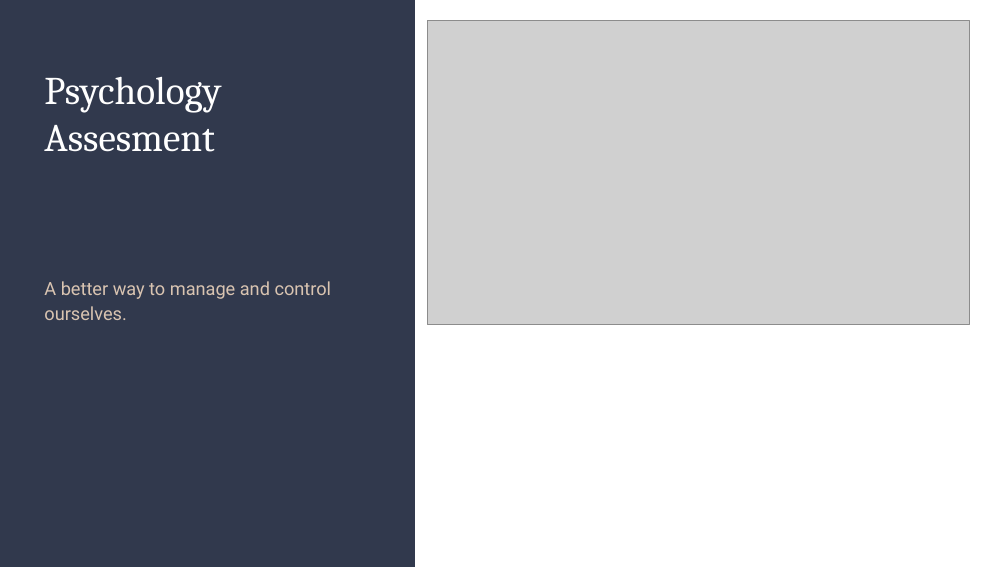
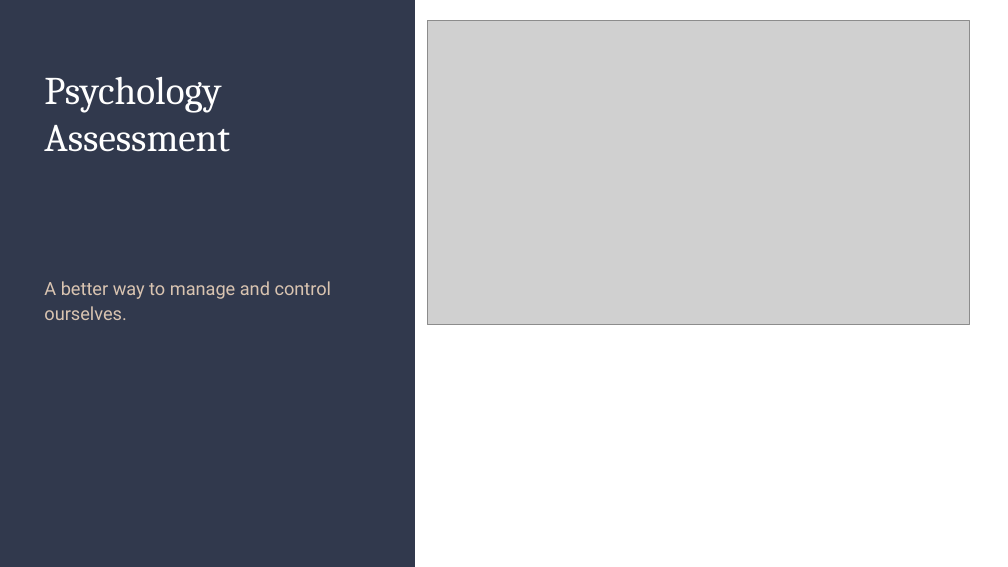
Before and after one commit to Alpha-Team-mits/LevelOne, a slide deck: slide 4 of Portfolio.pptx. Drawn at 1008x567 pixels with LibreOffice and Linux fonts; fonts in the diff are those of the drawing; grey boxes stand for pictures. Boxes give left, top, right and bottom in pixels: in the first picture for what was removed or moved away, otherwise in the second. Text is boxed around its words. In the diff, an @@ line names an element or a change of style, - is before the commit and + after.

```diff
--- a/Portfolio.pptx
+++ b/Portfolio.pptx
@@ title at (44,76,230,152): text changed @@
-Psychology Assesment
+Psychology Assessment
```
Also in this commit, not shown: 2 other slides changed, 1 slide added, 1 slide removed, 2 other files.
